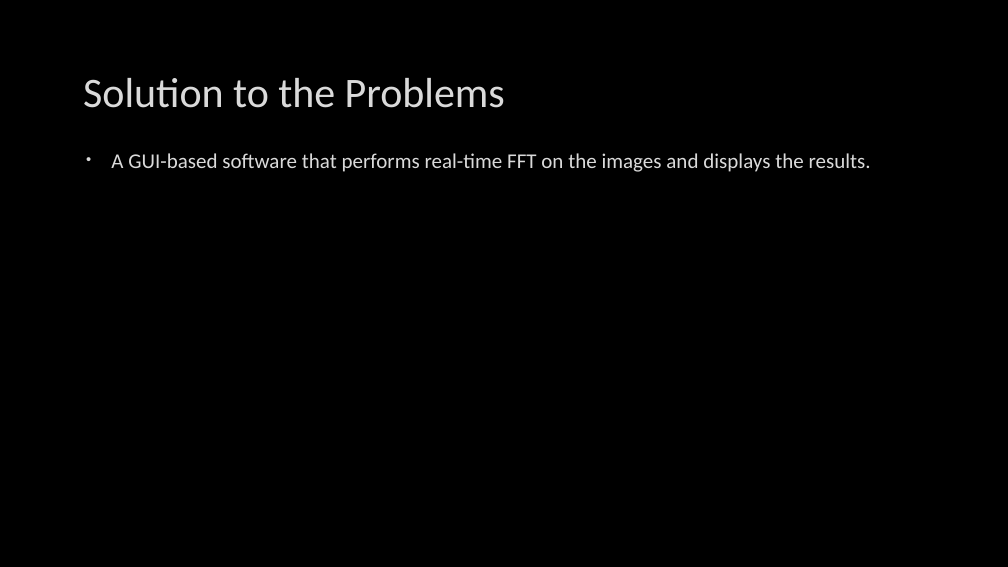
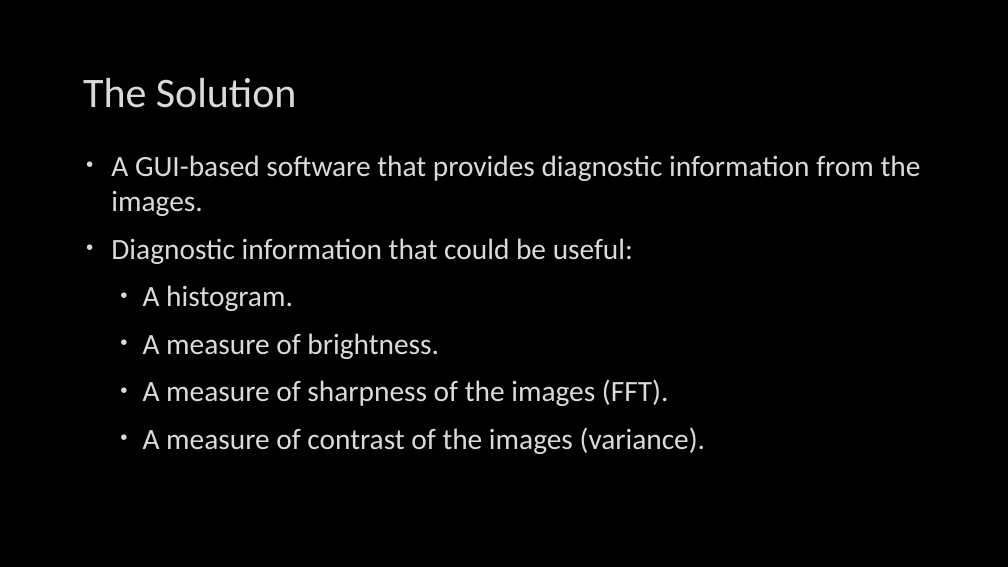
Before and after one commit to LiuchuyaoXu/P004-SEM-Tool, a slide deck: slide 4 of Reports/Presentation 1.pptx. Drawn at 1008x567 pixels with LibreOffice and Linux fonts; fonts in the diff are those of the drawing; background and template pictures are left out. Boxes give left, top, right and bottom in pixels: in the first picture for what was removed or moved away, otherwise in the second. Text is boxed around its words. In the diff, an @@ line names an element or a change of style, - is before the commit and + after.

Commit message:
Add code for showing image histogram.

```diff
--- a/Reports/Presentation 1.pptx
+++ b/Reports/Presentation 1.pptx
@@ title at (83,78,297,108): text changed @@
-Solution to the Problems
+The Solution
@@ text at (111,155,921,454): text changed; size 20 to 28 pt @@
-• A GUI-based software that performs real-time FFT on the images and displays the results.
+• A GUI-based software that provides diagnostic information from the images.
+• Diagnostic information that could be useful:
+  • A histogram.
+  • A measure of brightness.
+  • A measure of sharpness of the images (FFT).
+  • A measure of contrast of the images (variance).
```
Also in this commit, not shown: 3 other slides changed, 3 slides added, 3 slides removed, 3 other files.
